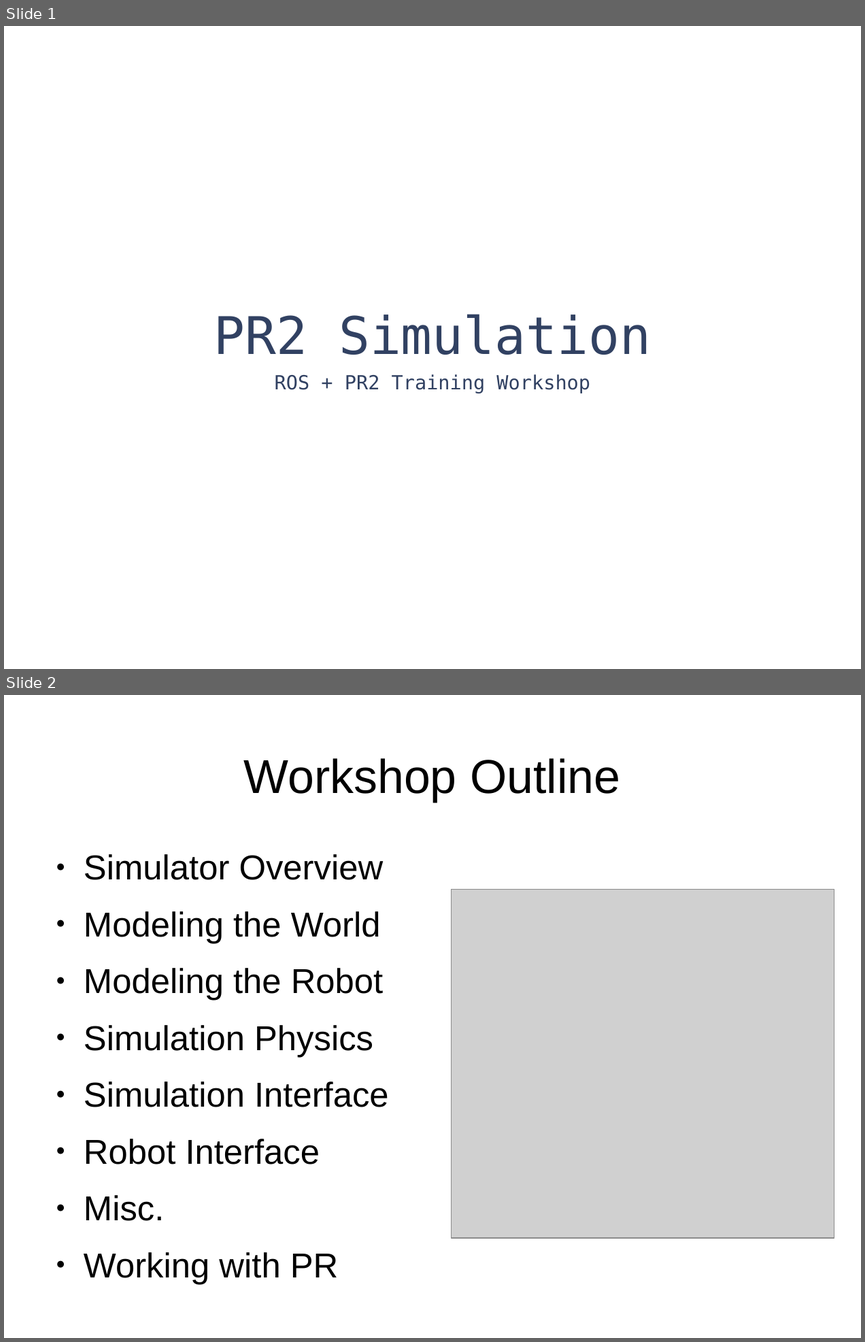
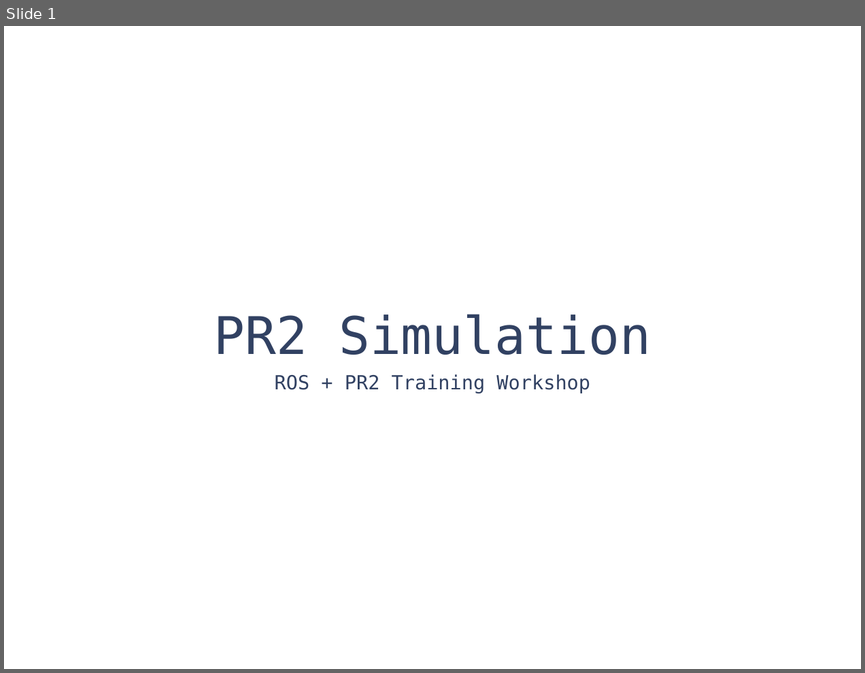
Before and after one commit to PR2/pr2_docs, a slide deck: pr2_training_workshop/simulation/simulation_training_workshop.odp. Shown one above the other, each under a label of ours: slides 1 and 2 before the commit, slide 1 after it. The pictures are 865x1342 and 865x673 pixels, drawn with LibreOffice and Linux fonts; fonts in the diff are those of the drawing; grey boxes stand for pictures. Boxes give left, top, right and bottom in pixels: in the first picture for what was removed or moved away, otherwise in the second. Text is boxed around its words. In the diff, an @@ line names an element or a change of style, - is before the commit and + after.

```diff
--- a/pr2_training_workshop/simulation/simulation_training_workshop.odp
+++ b/pr2_training_workshop/simulation/simulation_training_workshop.odp
@@ slide 2 removed at (4, 695, 861, 1338), background #FFFFFF @@
@@ title removed at (244, 758, 620, 802) @@
-Workshop Outline
@@ text removed at (84, 854, 389, 1284) @@
-● Simulator Overview
-● Modeling the World
-● Modeling the Robot
-● Simulation Physics
-● Simulation Interface
-● Robot Interface
-● Misc.
-● Working with PR
@@ picture removed at (451, 889, 834, 1238) @@
```
Also in this commit, not shown: 8 slides added, 31 other slides removed, 3 other files.
